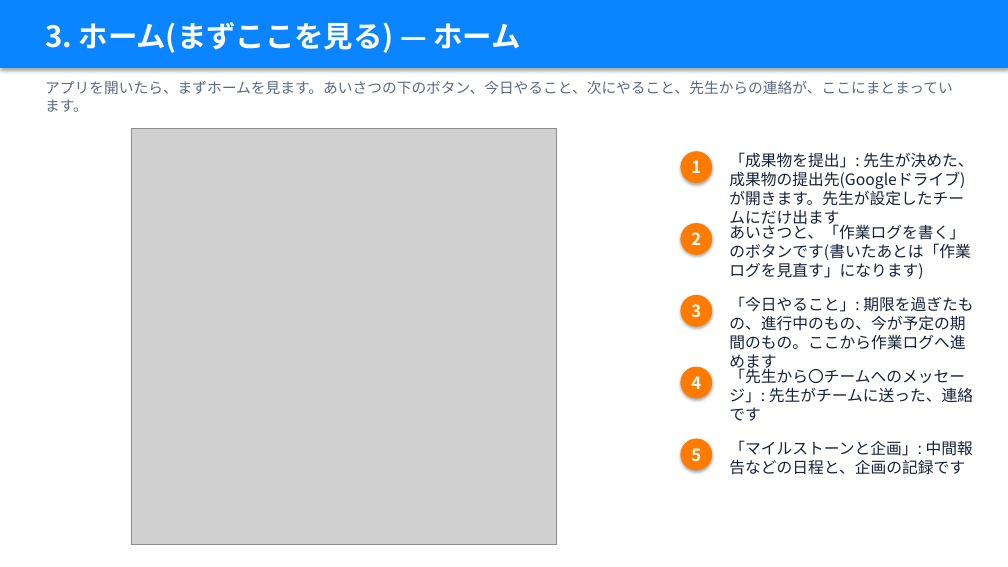
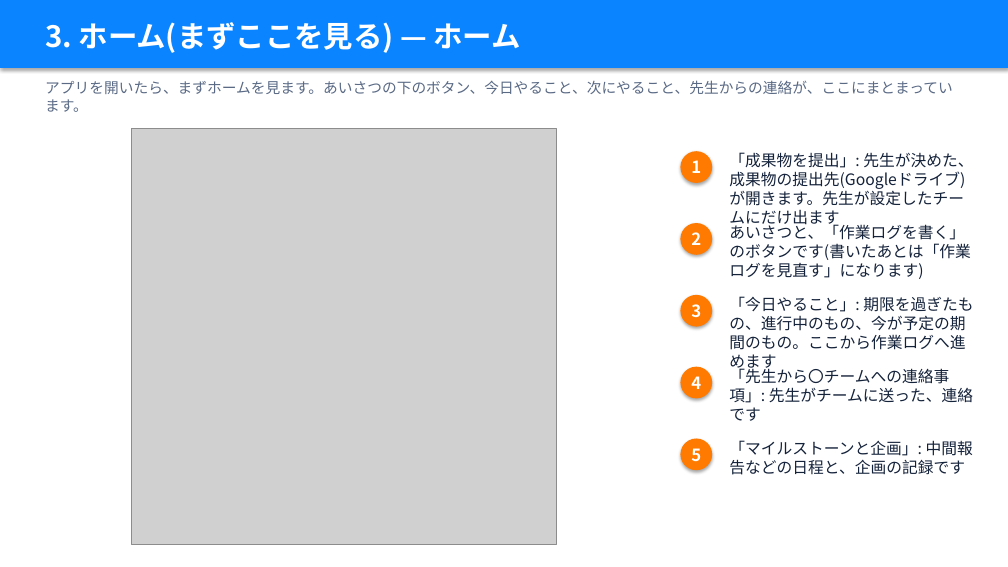
Before and after one commit to takky416-byte/sotsuken_pj_management, a slide deck: slide 7 of docs/manual/卒研PJ管理_説明資料_学生編.pptx. Drawn at 1008x567 pixels with LibreOffice and Linux fonts; fonts in the diff are those of the drawing; grey boxes stand for pictures. Boxes give left, top, right and bottom in pixels: in the first picture for what was removed or moved away, otherwise in the second. Text is boxed around its words. In the diff, an @@ line names an element or a change of style, - is before the commit and + after.

```diff
--- a/docs/manual/卒研PJ管理_説明資料_学生編.pptx
+++ b/docs/manual/卒研PJ管理_説明資料_学生編.pptx
@@ text at box(729, 366, 973, 421): text changed @@
-「先生から〇チームへのメッセージ」: 先生がチームに送った、連絡です
+「先生から〇チームへの連絡事項」: 先生がチームに送った、連絡です
```
Also in this commit, not shown: 21 other slides changed, 4 slides removed, 19 other files.
